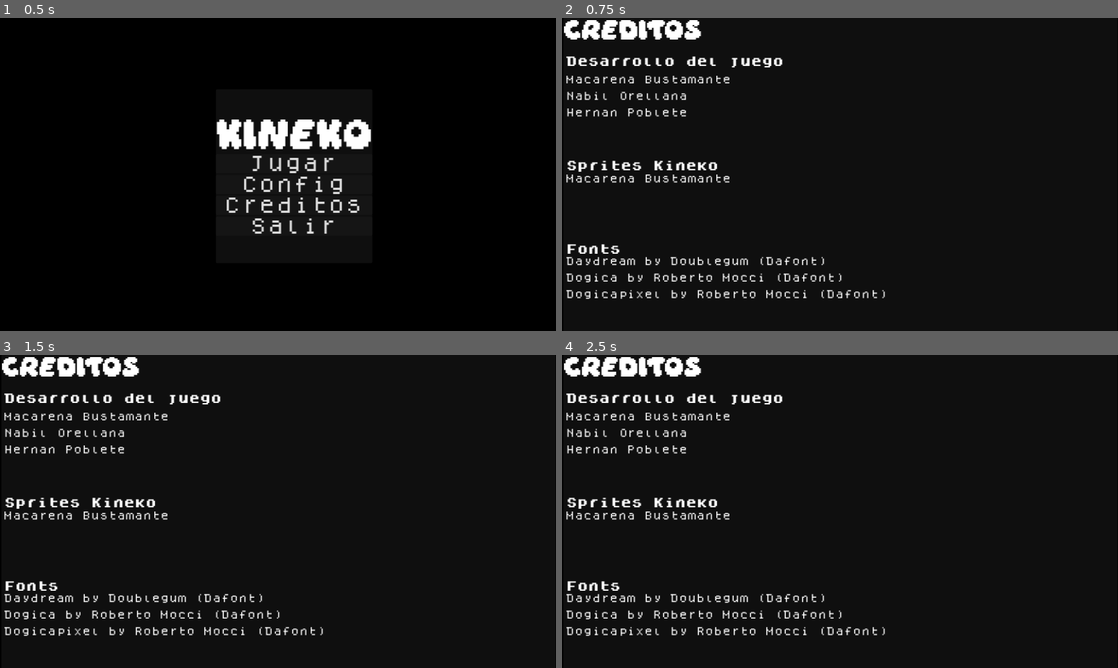
Above: before the commit, frames 1-4 (two rows, left to right).
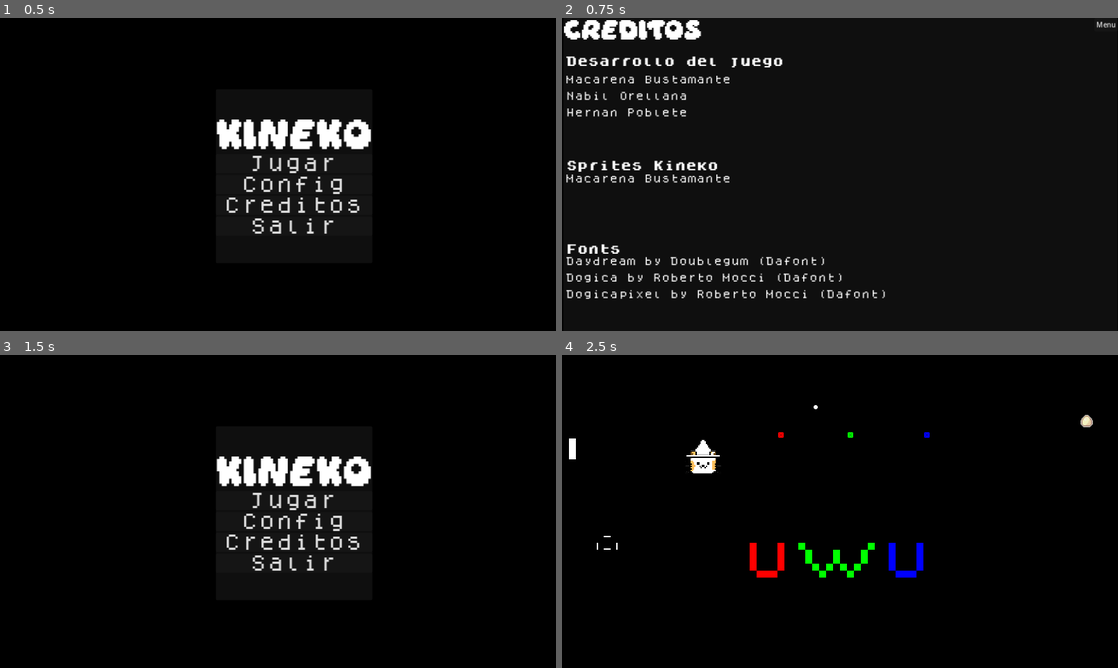
Above: after the commit, the same moments.

Repository: hernanPoblete/kineko
Game: Godot game, scene res://menus/Main_Menu.tscn
Two runs of this game, one before a commit and one after it. Both use one fixed random seed, a clock stepped at 60 frames per second and the inputs below.
Inputs (mouse positions are in pixels of both pictures, inside the frame that each line leads up to):
- Up to frame 1 (0.5 s): no input
- Up to frame 2 (0.75 s): click "Creditos" at 0.5 s
- Up to frame 3 (1.5 s): click (544, 361) at 1.25 s, where only the run after the commit has a clickable "Menu"
- Up to frame 4 (2.5 s): click (856, 502) at 2 s, where only the run after the commit has a clickable "Jugar"

Frame 1 is identical in both runs. In frame 2, less than 0.1% of the frame differs, in the area x 96-100%, y 1-4%; in frame 3, 8.5%, in the area x 0-67%, y 0-90%; in frame 4, 6.9%.

Commit message:
Botones de creditos

Diff:
--- /dev/null
+++ b/levels/nivel_1.tscn
@@ -0,0 +1,3 @@
+[gd_scene format=3 uid="uid://lbafalce3vu7"]
+
+[node name="Nivel1" type="Node2D"]
--- a/menus/creditos.tscn
+++ b/menus/creditos.tscn
@@ -1,8 +1,19 @@
-[gd_scene load_steps=7 format=3 uid="uid://dlpehw61c4mxo"]
+[gd_scene load_steps=8 format=3 uid="uid://dlpehw61c4mxo"]
 
 [ext_resource type="FontFile" uid="uid://boo1uh0hi61vw" path="res://fonts/daydream_3/Daydream.ttf" id="1_ln6sv"]
 [ext_resource type="FontFile" uid="uid://4uwjgyl5noka" path="res://fonts/dogica/TTF/dogicabold.ttf" id="2_qxbiv"]
 [ext_resource type="FontFile" uid="uid://c5vctseypw813" path="res://fonts/dogica/TTF/dogica.ttf" id="3_yj21o"]
+
+[sub_resource type="GDScript" id="GDScript_q43dy"]
+script/source = "extends Control
+
+var menu= load(\"res://menus/Main_Menu.tscn\")
+
+
+func _on_menu_pressed() -> void:
+	get_tree().change_scene_to_packed(menu)
+	pass
+"
 
 [sub_resource type="Theme" id="Theme_na243"]
 default_font = ExtResource("1_ln6sv")
@@ -23,6 +34,7 @@
 anchor_bottom = 1.0
 grow_horizontal = 2
 grow_vertical = 2
+script = SubResource("GDScript_q43dy")
 
 [node name="PanelContainer" type="PanelContainer" parent="."]
 layout_mode = 1
@@ -99,3 +111,13 @@
 Dogica by Roberto Mocci (Dafont)
 
 Dogicapixel by Roberto Mocci (Dafont)"
+
+[node name="VBoxContainer" type="VBoxContainer" parent="PanelContainer"]
+layout_mode = 2
+
+[node name="Menu" type="Button" parent="PanelContainer/VBoxContainer"]
+layout_mode = 2
+size_flags_horizontal = 8
+text = "Menu"
+
+[connection signal="pressed" from="PanelContainer/VBoxContainer/Menu" to="." method="_on_menu_pressed"]
